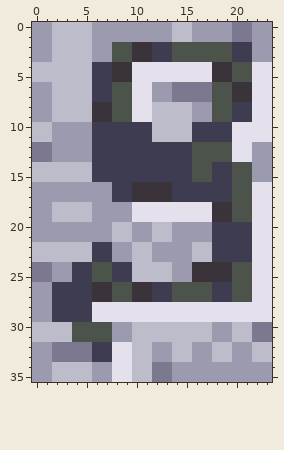
A pixel-art sprite gets an edit: qfg4-capital-S.png. Above: the version before the commit.
The file is 24x36 pixels. Colours within 5 levels of each other are drawn and written as one.
And afterwards:
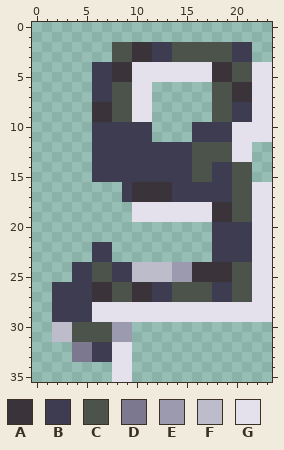
Palette (. is transparent): A #3a3339  B #3e3c50  C #4c534b  D #7b788f  E #9c9aae  F #bdbccb  G #e4e1ec
The author wrote: Improve remaining QfG4 letter images Improve the images for the remaining initial capital letters from QfG4.
The edit:
y 0..1: x 0..23 EEFFFFEEEEEEEEFFEEEEDDEE -> ........................
y 2..3: x 0..7 EEFFFFEE -> ........; x 22..23 EE -> ..
y 4..5: x 0..5 FFFFFF -> ......
y 6..7: x 0..5 EEFFFF -> ......; x 12..17 EEDDDD -> ......
y 8..9: x 0..5 EEFFFF -> ......; x 12..17 FFFFEE -> ......
y 10..11: x 0..5 FFEEEE -> ......; x 12..15 FFFF -> ....
y 12..13: x 0..5 DDEEEE -> ......; x 22..23 EE -> ..
y 14..15: x 0..5 FFFFFF -> ......; x 22..23 EE -> ..
y 16..17: x 0..8 EEEEEEEEB -> .........
y 18..19: x 0..9 EEFFFFEEEE -> ..........
y 20..21: x 0..17 EEEEEEEEFFEEFFEEEE -> ..................
y 22..23: x 0..5 FFFFFF -> ......; x 8..17 EEFFEEEEFF -> ..........
y 24..25: x 0..3 DDEE -> ....
y 26..29: x 0..1 EE -> ..
y 30..31: x 0..1 FF -> ..; x 10..23 FFFFFFFFEEFFDD -> ..............
y 32..33: x 0..3 EEDD -> ....; x 10..23 FFEEFFEEFFEEFF -> ..............
y 34..35: x 0..7 EEFFFFEE -> ........; x 10..23 FFDDEEEEEEEEEE -> ..............
Boxes around the changes in both pictures, in picture pixels (x1, y1, x2, y2):
erased: (32, 22, 272, 382)
